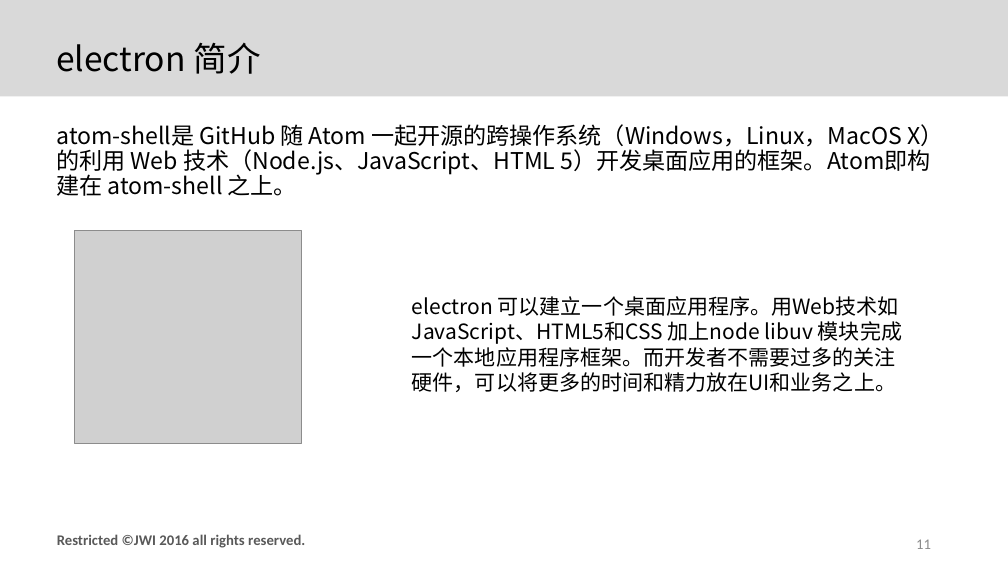
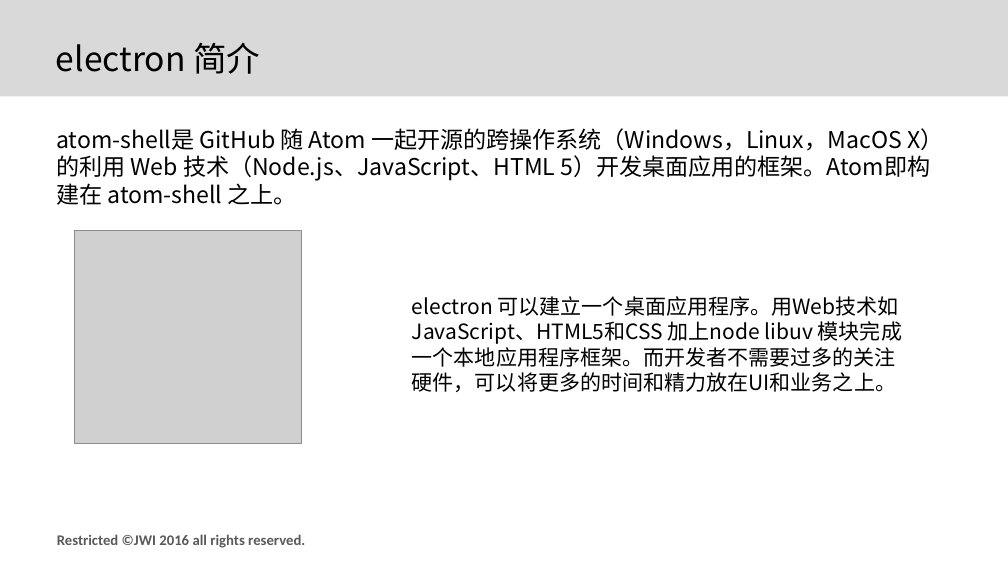
Before and after one commit to afterloe/node.js, a slide deck: slide 11 of 第一天/第一天.pptx. Drawn at 1008x567 pixels with LibreOffice and Linux fonts; fonts in the diff are those of the drawing; grey boxes stand for pictures; background and template pictures are left out. Boxes give left, top, right and bottom in pixels: in the first picture for what was removed or moved away, otherwise in the second. Text is boxed around its words. In the diff, an @@ line names an element or a change of style, - is before the commit and + after.

```diff
--- a/第一天/第一天.pptx
+++ b/第一天/第一天.pptx
@@ text "atom-shell是 GitHub 随 Atom 一起开源的跨操作系统（Windows，Linux，MacOS ..." at <box>56,128,943,205</box>: line spacing 0.9 to 1; less space between paragraphs @@
@@ page number removed at <box>916,539,931,549</box> @@
-11
```
Also in this commit, not shown: 15 other slides changed, 10 other files.
